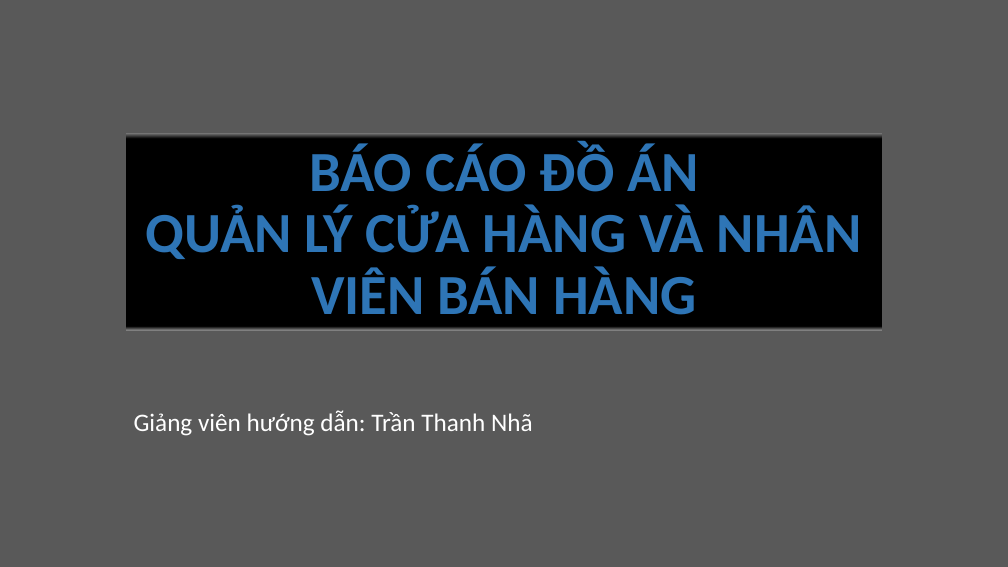
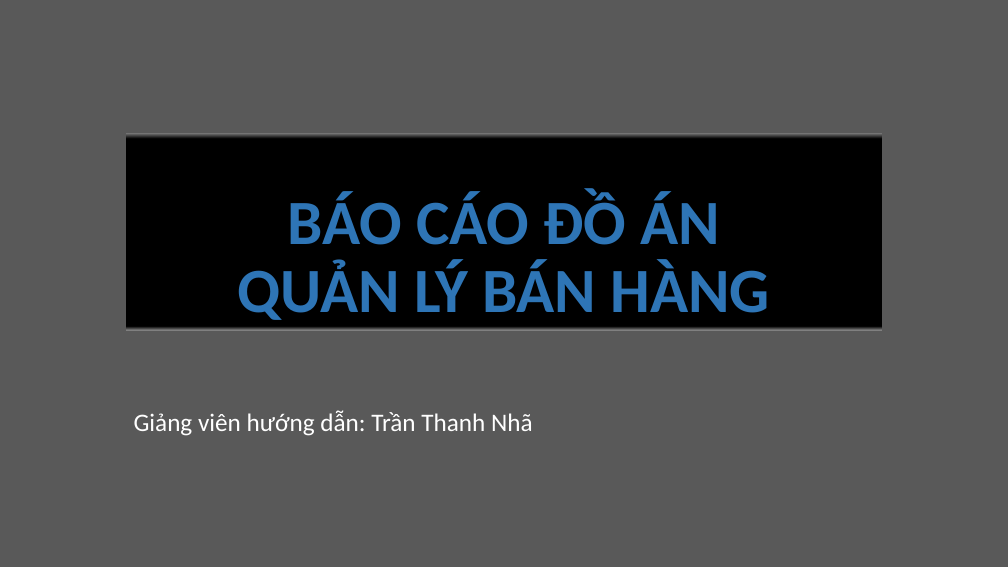
Before and after one commit to justintrann/CNPM, a slide deck: slide 1 of Documents/Report.pptx. Drawn at 1008x567 pixels with LibreOffice and Linux fonts; fonts in the diff are those of the drawing. Boxes give left, top, right and bottom in pixels: in the first picture for what was removed or moved away, otherwise in the second. Text is boxed around its words. In the diff, an @@ line names an element or a change of style, - is before the commit and + after.

```diff
--- a/Documents/Report.pptx
+++ b/Documents/Report.pptx
@@ title at [238,192,770,320]: text changed; size 54 to 60 pt @@
-BÁO CÁO ĐỒ ÁN
-QUẢN LÝ CỬA HÀNG VÀ NHÂN VIÊN BÁN HÀNG
+BÁO CÁO ĐỒ ÁN
+QUẢN LÝ BÁN HÀNG
```
Also in this commit, not shown: 4 other slides changed, 1 other file.
